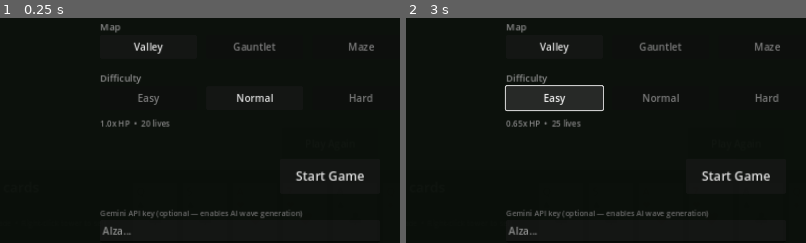
Above: before the commit, frames 1-2 (left to right).
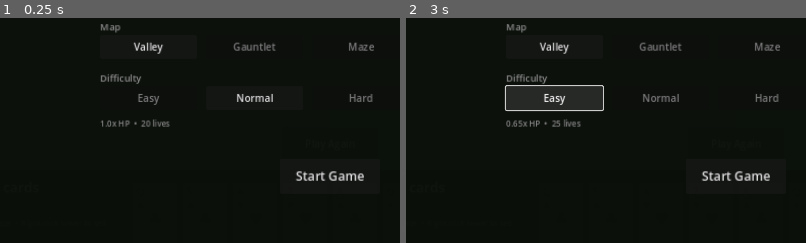
Above: after the commit, the same moments.

Repository: tftking/phil_td
Game: Godot game, scene res://scenes/Main.tscn
Two runs of this game, one before a commit and one after it. Both use one fixed random seed, a clock stepped at 60 frames per second and the inputs below.
Inputs:
- Up to frame 1 (0.25 s): no input
- Up to frame 2 (3 s): click "Play Again" at 0.5 s; click "Play Again" at 1.25 s; click "Play Again" at 2 s; click "Easy" at 2.75 s
The pictures show only the part of the screen within x 9-59%, y 33-83%; the shares and areas given below are measured in that part.

The runs differ from the first frame. In frame 1, 0.8% of the frame differs, in the area x 25-76%, y 85-97%; in frame 2, 0.8%.

Commit message:
procedural wave gen is default, Gemini is opt-in toggle only when api_key is set

Diff:
--- a/autoloads/GeminiWave.gd
+++ b/autoloads/GeminiWave.gd
@@ -7,7 +7,8 @@
 # Set your API key via Project > Project Settings > Globals or export var below.
 # ---------------------------------------------------------------------------
 
-@export var api_key: String = ""   # set in project.godot or override here
+@export var api_key: String = ""
+var use_gemini: bool = false  # toggled from start screen
 
 const API_URL: String = "https://generativelanguage.googleapis.com/v1beta/models/gemini-2.0-flash:generateContent"
 
@@ -27,14 +28,14 @@
 	_http.request_completed.connect(_on_request_completed)
 
 func generate(wave_num: int, fallback_fn: Callable) -> void:
-	_wave_num        = wave_num
+	_wave_num          = wave_num
 	_fallback_callback = fallback_fn
-	var d            = GameManager.diff()
-	_diff_hp         = d.hp
-	_diff_spd        = d.spd
-	_diff_rew        = d.reward
+	var d              = GameManager.diff()
+	_diff_hp           = d.hp
+	_diff_spd          = d.spd
+	_diff_rew          = d.reward
 
-	if api_key.is_empty():
+	if not use_gemini or api_key.is_empty():
 		_emit_fallback()
 		return
 
--- a/ui/HUD.gd
+++ b/ui/HUD.gd
@@ -319,21 +319,14 @@
 	start_btn.pressed.connect(_on_start_pressed)
 	start_screen.add_child(start_btn)
 
-	# Gemini API key field
-	var gkey_lbl := Label.new()
-	gkey_lbl.text = "Gemini API key (optional — enables AI wave generation)"
-	gkey_lbl.position = Vector2(272, 540)
-	gkey_lbl.add_theme_font_size_override("font_size", 12)
-	gkey_lbl.add_theme_color_override("font_color", Color(0.42, 0.42, 0.42))
-	start_screen.add_child(gkey_lbl)
-	var gkey_edit := LineEdit.new()
-	gkey_edit.placeholder_text = "AIza..."
-	gkey_edit.position = Vector2(272, 560)
-	gkey_edit.size = Vector2(448, 36)
-	gkey_edit.secret = true
-	gkey_edit.text = GeminiWave.api_key
-	gkey_edit.text_changed.connect(func(v: String): GeminiWave.api_key = v)
-	start_screen.add_child(gkey_edit)
+	# Gemini opt-in (hidden unless api_key is set in GeminiWave)
+	if not GeminiWave.api_key.is_empty():
+		var gemini_btn := CheckButton.new()
+		gemini_btn.text = "AI wave generation (Gemini)"
+		gemini_btn.position = Vector2(272, 540)
+		gemini_btn.button_pressed = GeminiWave.use_gemini
+		gemini_btn.toggled.connect(func(v: bool): GeminiWave.use_gemini = v)
+		start_screen.add_child(gemini_btn)
 
 	_update_selection_visuals()
 
